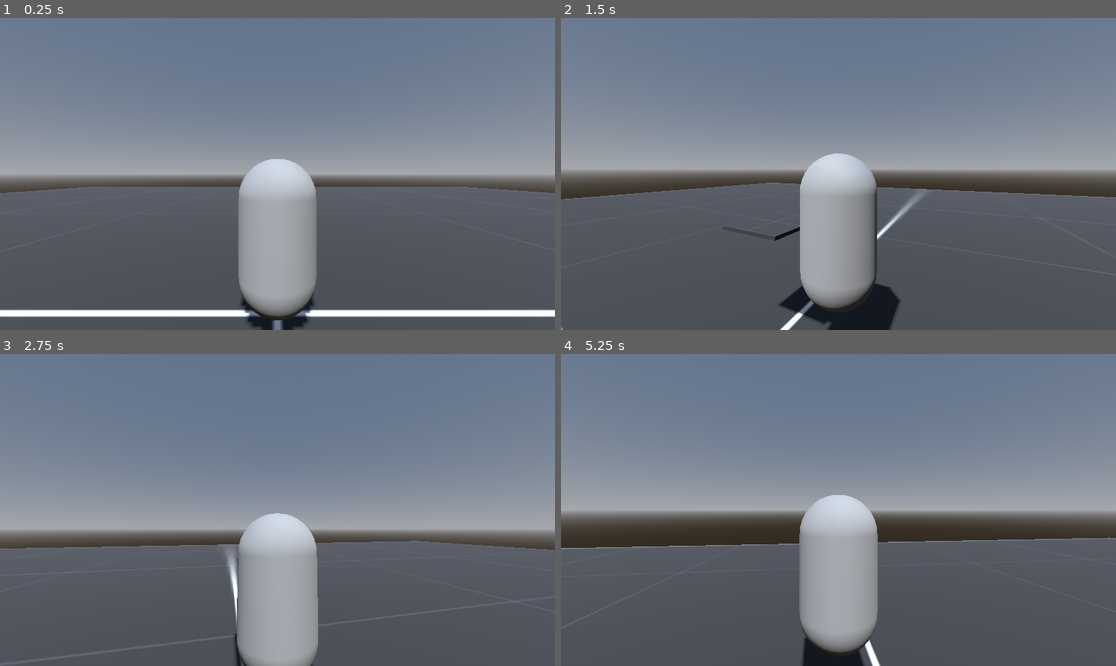
Above: before the commit, frames 1-4 (two rows, left to right).
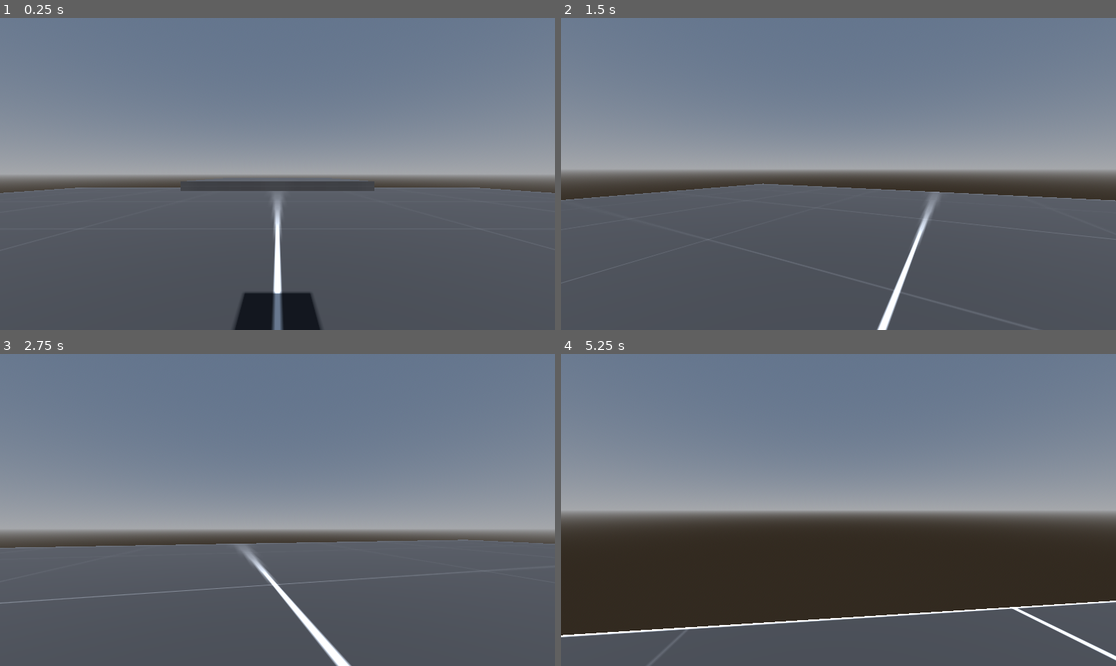
Above: after the commit, the same moments.

Repository: Gordon-DEVJ/SimpleFPS-PlayerController-Godot_FPS
Game: Godot game, scene res://Testing.tscn
Same seed, same stepped clock (60 frames per second), same inputs: the game is played once before the commit and once after it.
Inputs (mouse positions are in pixels of both pictures, inside the frame that each line leads up to):
- Up to frame 1 (0.25 s): no input
- Up to frame 2 (1.5 s): tap Enter at 0.5 s; move the mouse to (866, 174) at 0.52 s; hold Ctrl (crouch) 0.53-1.28 s; hold W (forward) from 0.53 s (still down); tap Space (jump) at 0.77 s; tap Shift (walk) at 0.8, 1.35 s; move the mouse to (810, 174) at 1.27 s
- Up to frame 3 (2.75 s): keep holding W (forward); tap Space (jump) at 1.52 s; tap Ctrl (crouch) at 1.55 s; move the mouse to (288, 503) at 2.02 s; hold Ctrl (crouch) from 2.03 s (still down); tap Shift (walk) at 2.3 s
- Up to frame 4 (5.25 s): keep holding W (forward); move the mouse to (832, 516) at 2.77 s; release Ctrl (crouch) at 2.78 s; tap Shift (walk) at 2.85, 3.8, 4.35 s; tap Space (jump) at 3.02, 3.77, 4.52 s; tap Ctrl (crouch) at 3.05, 4.55 s; move the mouse to (877, 513) at 3.52 s; hold Ctrl (crouch) 3.53-4.28 s; move the mouse to (794, 506) at 4.27 s; move the mouse to (844, 510) at 5.02 s; hold Ctrl (crouch) from 5.03 s (still down)

The runs differ from the first frame. In frame 1, 9.5% of the frame differs, in the area x 0-100%, y 44-100%; in frame 2, 8.9%; in frame 3, 7.7%; in frame 4, 28%.

Commit message:
Crouch System

Diff:
--- a/Half_Life-PlayerController/PlayerController.gd
+++ b/Half_Life-PlayerController/PlayerController.gd
@@ -10,15 +10,18 @@
 var DIRECTION = Vector3.ZERO			# Direction
 const LERP_SPEED = 10.0					# Adjust this value to control the smoothness of movement transitions.
 	# Export Variables
-@export var BASE_SPEED = 5				# Default = 5		The default movement speed, used when not in the "walk" mode.
+@export var BASE_SPEED = 10				# Default = 5		The default movement speed, used when not in the "walk" mode.
 @export var WALK_SPEED = 2.5			# Default = 2.5		The speed of movement when walking, used when in "walk" mode.
 @export var JUMP_VELOCITY = 4.5			# Default = 4.5
 
 # Crouch Variables, we will use walking speed as crouch speed
-var defaultheight = 2.0
-var crouchheight = 1.4
+var crouchdepth = -0.5 #No animated version variable
+
+
 @onready var raycast = $CameraController/RayCast3D
 @onready var playercollision = $CollisionShape3D
+@onready var std_collision = $std_collision
+@onready var crh_collision = $crh_collision
 
 # Camera look and mouse variables
 var mouse_input : bool = false 			# Check mouse movement
@@ -99,21 +102,18 @@
 	if is_on_floor():
 		JUMPS_REMAINING = 0			# Set in 0 for disable double jump
 
-func _crouch(delta):
-	# Handle Crouch
-	var raycol = false
-	if raycast.is_colliding():
-		raycol = true
-	if raycol:
-		playercollision.shape.height -= WALK_SPEED*delta
-	elif not raycol:
-		playercollision.shape.height += WALK_SPEED*delta
-	playercollision.shape.height =  clamp(playercollision.shape.height, crouchheight,defaultheight)
+func _crouch(delta): # No animated version
+
 	if Input.is_action_pressed("crouch"):
-		SPEED = WALK_SPEED
-		playercollision.shape.height -= WALK_SPEED*delta
-	elif not raycol:
-		playercollision.shape.height += WALK_SPEED*delta
+		SPEED=WALK_SPEED
+		CAMERA_CONTROLLER.position.y = lerp(CAMERA_CONTROLLER.position.y,1.8 + crouchdepth,delta*LERP_SPEED)
+		std_collision.disabled=true
+		crh_collision.disabled=false
+	else:
+		CAMERA_CONTROLLER.position.y=lerp(CAMERA_CONTROLLER.position.y,1.8,delta*LERP_SPEED)
+		SPEED=BASE_SPEED
+		std_collision.disabled=false
+		crh_collision.disabled=true
 
 func _physics_process(delta):
 
@@ -125,7 +125,7 @@
 		velocity.y -= gravity * delta
 
 	_walk()					# Walk Function
-	_crouch(delta)			# Crouch function
+	_crouch(delta)			# Crouch function, add delta in argument for no animated version
 	_jump() 				# Jump function
 
 	# Get the input direction and handle the movement/deceleration.
--- a/Half_Life-PlayerController/PlayerController.tscn
+++ b/Half_Life-PlayerController/PlayerController.tscn
@@ -6,21 +6,37 @@
 
 [sub_resource type="CapsuleMesh" id="CapsuleMesh_4r48s"]
 
+[sub_resource type="CapsuleShape3D" id="CapsuleShape3D_n4p4x"]
+height = 1.5
+
+[sub_resource type="CapsuleMesh" id="CapsuleMesh_bvfbr"]
+height = 1.5
+
 [node name="CharacterBody3D" type="CharacterBody3D" node_paths=PackedStringArray("CAMERA_CONTROLLER")]
 script = ExtResource("1_r13wb")
 CAMERA_CONTROLLER = NodePath("CameraController/Camera3D")
 
-[node name="CollisionShape3D" type="CollisionShape3D" parent="."]
+[node name="std_collision" type="CollisionShape3D" parent="."]
 transform = Transform3D(1, 0, 0, 0, 1, 0, 0, 0, 1, 0, 1, 0)
 shape = SubResource("CapsuleShape3D_rbo2t")
 
-[node name="MeshInstance3D" type="MeshInstance3D" parent="CollisionShape3D"]
+[node name="std_mesh" type="MeshInstance3D" parent="std_collision"]
+visible = false
 mesh = SubResource("CapsuleMesh_4r48s")
+
+[node name="crh_collision" type="CollisionShape3D" parent="."]
+transform = Transform3D(1, 0, 0, 0, 1, 0, 0, 0, 1, 0, 0.75, 0)
+shape = SubResource("CapsuleShape3D_n4p4x")
+disabled = true
+
+[node name="crh_mesh" type="MeshInstance3D" parent="crh_collision"]
+visible = false
+mesh = SubResource("CapsuleMesh_bvfbr")
 
 [node name="CameraController" type="Node3D" parent="."]
 
 [node name="Camera3D" type="Camera3D" parent="CameraController"]
-transform = Transform3D(1, 0, 0, 0, 1, 0, 0, 0, 1, 0, 1.8, 2.65855)
+transform = Transform3D(1, 0, 0, 0, 1, 0, 0, 0, 1, 0, 1.8, 0)
 
 [node name="RayCast3D" type="RayCast3D" parent="CameraController"]
 transform = Transform3D(1, 0, 0, 0, -1, 8.74228e-08, 0, -8.74228e-08, -1, 0, 2, 0)
Not shown: 1 places in Half_Life-PlayerController/PlayerController.tscn that only renumber resources
